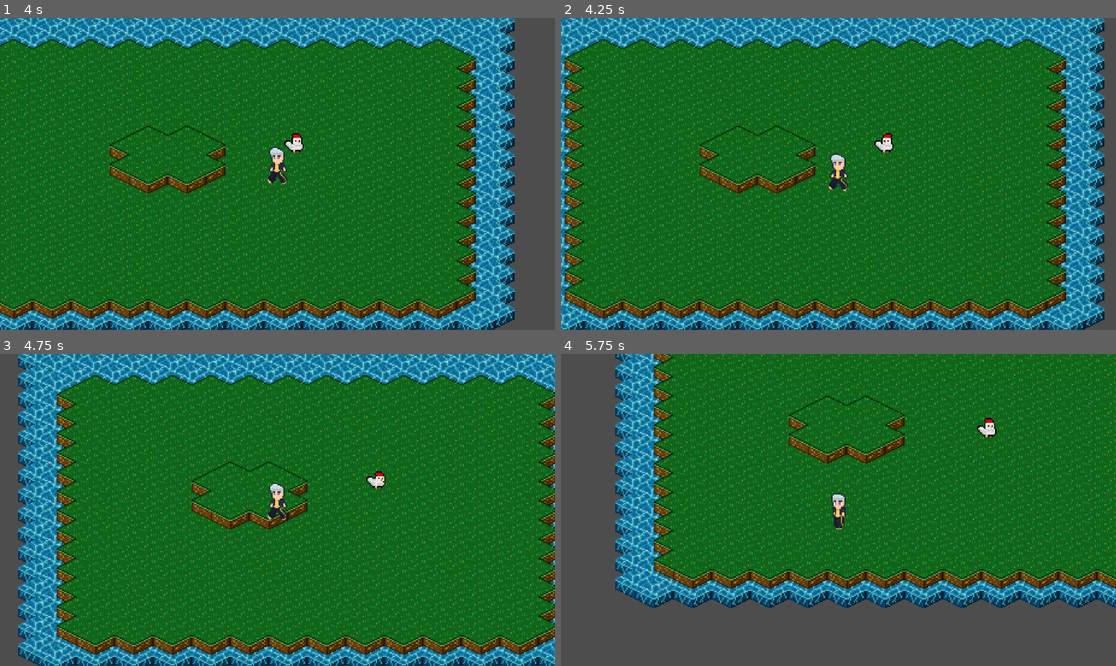
Above: before the commit, frames 1-4 (two rows, left to right).
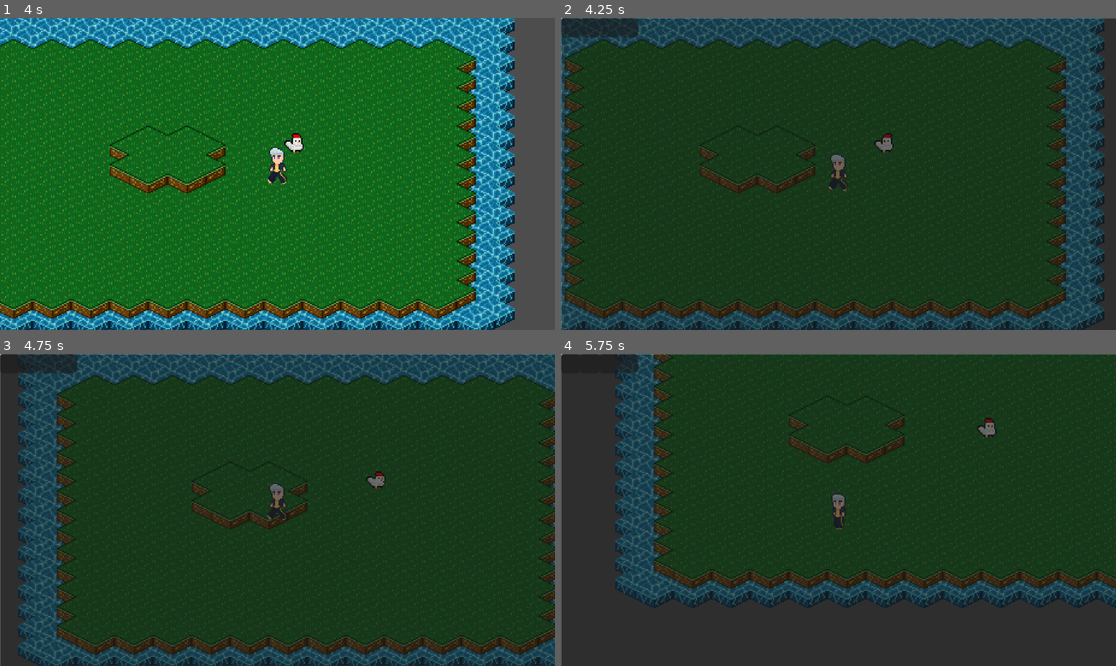
Above: after the commit, the same moments.

Repository: antth-Luca/godot-Celestia
Game: Godot game, scene res://components/levels/world.tscn
The game is run twice, just before and just after one commit, with the same random seed, the same clock (stepped at 60 frames per second) and the same inputs.
Inputs:
- Up to frame 1 (4 s): tap Enter (ui_accept) at 0.5, 0.77, 1.52, 3.02, 3.77 s; hold Right (ui_right) 0.53-1.28 s; hold Down (ui_down) 1.28-2.03 s; hold Right (ui_right) 2.03-2.78 s; hold Up (ui_up) 2.78-3.53 s; hold Left (ui_left) from 3.53 s (still down)
- Up to frame 2 (4.25 s): keep holding Left (ui_left); tap E (ui_inventory, bound only after the commit) at 4.15 s
- Up to frame 3 (4.75 s): keep holding Left (ui_left); tap Enter (ui_accept) at 4.52 s
- Up to frame 4 (5.75 s): release Left (ui_left) at 5.03 s; hold Down (ui_down) from 5.03 s (still down)

Frame 1 is identical in both runs. In frame 2, 97% of the frame differs, in the area x 0-100%, y 0-100%; in frame 3, 98%; in frame 4, 98%.

Commit message:
Inventário abre e promete funcionar

Diff:
--- /dev/null
+++ b/game/Celestia/components/items/BaseItem.gd
@@ -0,0 +1,38 @@
+extends Node
+class_name BaseItem
+
+enum item_types {
+	empty,
+	consumible,
+	tool
+}
+
+var item_name: String
+var icon_name: String
+var stackable: bool
+var amount: int
+var type: int
+var use: Callable
+
+func _init(item_name: String, icon_name: String, stackable: bool, amount: int, type: int, use: Callable) -> void:
+	self.item_name = item_name
+	self.icon_name = icon_name
+	self.stackable = stackable
+	self.amount = amount
+	self.type = type
+	self.use = use
+
+
+func get_dict() -> Dictionary:
+	return {
+		'item_name': item_name,
+		'icon_name': icon_name,
+		'stackable': stackable,
+		'amount': amount,
+		'type': type,
+		'use': use
+	}
+
+
+static func get_empty_item() -> BaseItem:
+	return BaseItem.new('blank', '', false, 0, BaseItem.item_types.empty, Callable())
--- /dev/null
+++ b/game/Celestia/components/levels/inventory.gd
@@ -0,0 +1,83 @@
+extends ItemList
+
+var inventory = []
+
+
+func _ready():
+	clear_inventory()
+
+
+func clear_inventory() -> void:
+	var count_slots = get_child_count()
+	for c in count_slots:
+		inventory.append(BaseItem.get_empty_item())
+	update_inventory()
+
+
+func update_inventory():
+	for index in inventory.size():
+		var slot = get_child(index)
+		if inventory[index].type == BaseItem.item_types.empty or inventory[index].amount <= 0:
+			inventory[index] = BaseItem.get_empty_item()
+			clear_slot(slot)
+			continue
+		render_slot(slot, inventory[index])
+
+
+func clear_slot(slot) -> void:
+	slot.get_node('Sprite').visible = false
+	slot.get_node('LabelAmount').visible = false
+
+
+func render_slot(slot, item: BaseItem) -> void:
+	var sprite = slot.get_node('Sprite')
+	var labelAmount = slot.get_node('LabelAmount')
+
+	sprite.texture = load("res://assets/textures/items/" + item.icon_name + ".png")
+	sprite.visible = true
+	labelAmount.text = str(item.amount)
+	labelAmount.visible = item.amount > 1
+
+
+func has_item(name: String) -> bool:
+	for item in inventory:
+		if item.item_name == name:
+			return true
+	return false
+
+
+func get_stackable_index(name: String) -> int:
+	for index in inventory.size():
+		if inventory[index].item_name == name and inventory[index].stackable:
+			return index
+	return -1
+
+
+func add_item_to_invent(item: BaseItem, amount: int) -> bool:
+	if amount < 1: return false
+	if has_item(item.item_name) and item.stackable:
+		inventory[get_stackable_index(item.item_name)].amount += amount
+		update_inventory()
+		return true
+
+	for index in inventory.size():
+		if inventory[index].type == BaseItem.item_types.empty:
+			inventory[index] = item
+			inventory[index].amount = amount
+			update_inventory()
+			return true
+	return false
+
+
+func remove_item_to_invent(index: int, amount: int) -> void:
+	if amount < 1: return
+	inventory[index].amount -= amount
+	update_inventory()
+
+
+func _input(event):
+	if event.is_action_pressed("ui_inventory"):
+		visible = !visible
+		if visible:
+			grab_focus()
+			select(0)
--- a/game/Celestia/components/levels/land_tile_layer.tres
+++ b/game/Celestia/components/levels/land_tile_layer.tres
@@ -1,7 +1,7 @@
 [gd_resource type="TileSet" load_steps=5 format=3 uid="uid://dgvgpoe2lbrqa"]
 
-[ext_resource type="Texture2D" uid="uid://btl706j1dde25" path="res://assets/textures/limited_tile_grass.png" id="1_sdrgr"]
-[ext_resource type="Texture2D" uid="uid://c654ddnl11mwn" path="res://assets/textures/elevation_tile_dirty.png" id="2_827lh"]
+[ext_resource type="Texture2D" uid="uid://btl706j1dde25" path="res://assets/textures/level/limited_tile_grass.png" id="1_sdrgr"]
+[ext_resource type="Texture2D" uid="uid://c654ddnl11mwn" path="res://assets/textures/level/elevation_tile_dirty.png" id="2_827lh"]
 
 [sub_resource type="TileSetAtlasSource" id="TileSetAtlasSource_7uyj2"]
 texture = ExtResource("1_sdrgr")
--- /dev/null
+++ b/game/Celestia/components/levels/slot.tscn
@@ -0,0 +1,22 @@
+[gd_scene load_steps=2 format=3 uid="uid://h11osunbmsip"]
+
+[ext_resource type="Texture2D" uid="uid://d00d1uuo2ppbd" path="res://assets/textures/items/foods/chicken_egg.png" id="1_sry1y"]
+
+[node name="Slot" type="Panel"]
+offset_right = 16.0
+offset_bottom = 16.0
+
+[node name="Sprite" type="Sprite2D" parent="."]
+position = Vector2(8, 8)
+texture = ExtResource("1_sry1y")
+
+[node name="LabelAmount" type="Label" parent="."]
+layout_mode = 0
+offset_left = 6.0
+offset_top = 5.0
+offset_right = 16.0
+offset_bottom = 17.0
+theme_override_font_sizes/font_size = 8
+text = "00"
+horizontal_alignment = 2
+vertical_alignment = 2
--- a/game/Celestia/components/levels/water_tile_layer.tres
+++ b/game/Celestia/components/levels/water_tile_layer.tres
@@ -1,6 +1,6 @@
 [gd_resource type="TileSet" load_steps=3 format=3 uid="uid://c8kmts0lbhm6c"]
 
-[ext_resource type="Texture2D" uid="uid://qj5ayesydual" path="res://assets/textures/tile_water.png" id="1_rewcj"]
+[ext_resource type="Texture2D" uid="uid://qj5ayesydual" path="res://assets/textures/level/tile_water.png" id="1_rewcj"]
 
 [sub_resource type="TileSetAtlasSource" id="TileSetAtlasSource_85qsm"]
 texture = ExtResource("1_rewcj")
--- a/game/Celestia/components/levels/world.tscn
+++ b/game/Celestia/components/levels/world.tscn
@@ -1,9 +1,11 @@
-[gd_scene load_steps=5 format=4 uid="uid://dnha7l542riug"]
+[gd_scene load_steps=7 format=4 uid="uid://dnha7l542riug"]
 
 [ext_resource type="PackedScene" uid="uid://5u1bok7ay85u" path="res://components/entities/players/player.tscn" id="1_i5x7m"]
 [ext_resource type="TileSet" uid="uid://c8kmts0lbhm6c" path="res://components/levels/water_tile_layer.tres" id="1_irhby"]
 [ext_resource type="TileSet" uid="uid://dgvgpoe2lbrqa" path="res://components/levels/land_tile_layer.tres" id="2_7obii"]
 [ext_resource type="PackedScene" uid="uid://b1lu1250qk75w" path="res://components/entities/animals/chicken.tscn" id="4_7obii"]
+[ext_resource type="Script" uid="uid://duag1ks07egki" path="res://components/levels/inventory.gd" id="5_cvk7v"]
+[ext_resource type="PackedScene" uid="uid://h11osunbmsip" path="res://components/levels/slot.tscn" id="6_ifgvi"]
 
 [node name="World" type="Node2D"]
 
@@ -25,3 +27,33 @@
 [node name="Player" parent="." instance=ExtResource("1_i5x7m")]
 WATER_LAYER_PATH = NodePath("../Water")
 LAND_LAYER_PATH = NodePath("../Land1")
+
+[node name="HUD" type="CanvasLayer" parent="."]
+
+[node name="Inventory" type="ItemList" parent="HUD"]
+visible = false
+anchors_preset = 15
+anchor_right = 1.0
+anchor_bottom = 1.0
+grow_horizontal = 2
+grow_vertical = 2
+scale = Vector2(2.5, 2.5)
+script = ExtResource("5_cvk7v")
+
+[node name="Slot1" parent="HUD/Inventory" instance=ExtResource("6_ifgvi")]
+layout_mode = 0
+
+[node name="Slot2" parent="HUD/Inventory" instance=ExtResource("6_ifgvi")]
+layout_mode = 0
+offset_left = 16.0
+offset_right = 32.0
+
+[node name="Slot3" parent="HUD/Inventory" instance=ExtResource("6_ifgvi")]
+layout_mode = 0
+offset_left = 32.0
+offset_right = 48.0
+
+[node name="Slot4" parent="HUD/Inventory" instance=ExtResource("6_ifgvi")]
+layout_mode = 0
+offset_left = 48.0
+offset_right = 64.0
--- a/game/Celestia/project.godot
+++ b/game/Celestia/project.godot
@@ -57,6 +57,11 @@
 , Object(InputEventKey,"resource_local_to_scene":false,"resource_name":"","device":-1,"window_id":0,"alt_pressed":false …(183 unchanged characters)…
 ]
 }
+ui_inventory={
+"deadzone": 0.2,
+"events": [Object(InputEventKey,"resource_local_to_scene":false,"resource_name":"","device":-1,"window_id":0,"alt_pressed":false,"shift_pressed":false,"ctrl_pressed":false,"meta_pressed":false,"pressed":false,"keycode":0,"physical_keycode":69,"key_label":0,"unicode":101,"location":0,"echo":false,"script":null)
+]
+}
 
 [rendering]
 
Binary file added: game/Celestia/assets/textures/items/foods/chicken_egg.png
Not shown, changed: game/Celestia/assets/textures/items/foods/chicken_egg.png.import
Renamed: game/Celestia/assets/textures/elevation_tile_dirty.png -> game/Celestia/assets/textures/level/elevation_tile_dirty.png
Not shown, changed: game/Celestia/assets/textures/level/elevation_tile_dirty.png.import
Renamed: game/Celestia/assets/textures/limited_tile_grass.png -> game/Celestia/assets/textures/level/limited_tile_grass.png
Not shown, changed: game/Celestia/assets/textures/level/limited_tile_grass.png.import
Renamed: game/Celestia/assets/textures/tile_grass.png -> game/Celestia/assets/textures/level/tile_grass.png
Not shown, added: game/Celestia/assets/textures/level/tile_grass.png.import
Renamed: game/Celestia/assets/textures/tile_water.png -> game/Celestia/assets/textures/level/tile_water.png
Not shown, changed: game/Celestia/assets/textures/level/tile_water.png.import
Not shown, added: game/Celestia/components/items/BaseItem.gd.uid
Not shown, added: game/Celestia/components/levels/inventory.gd.uid
